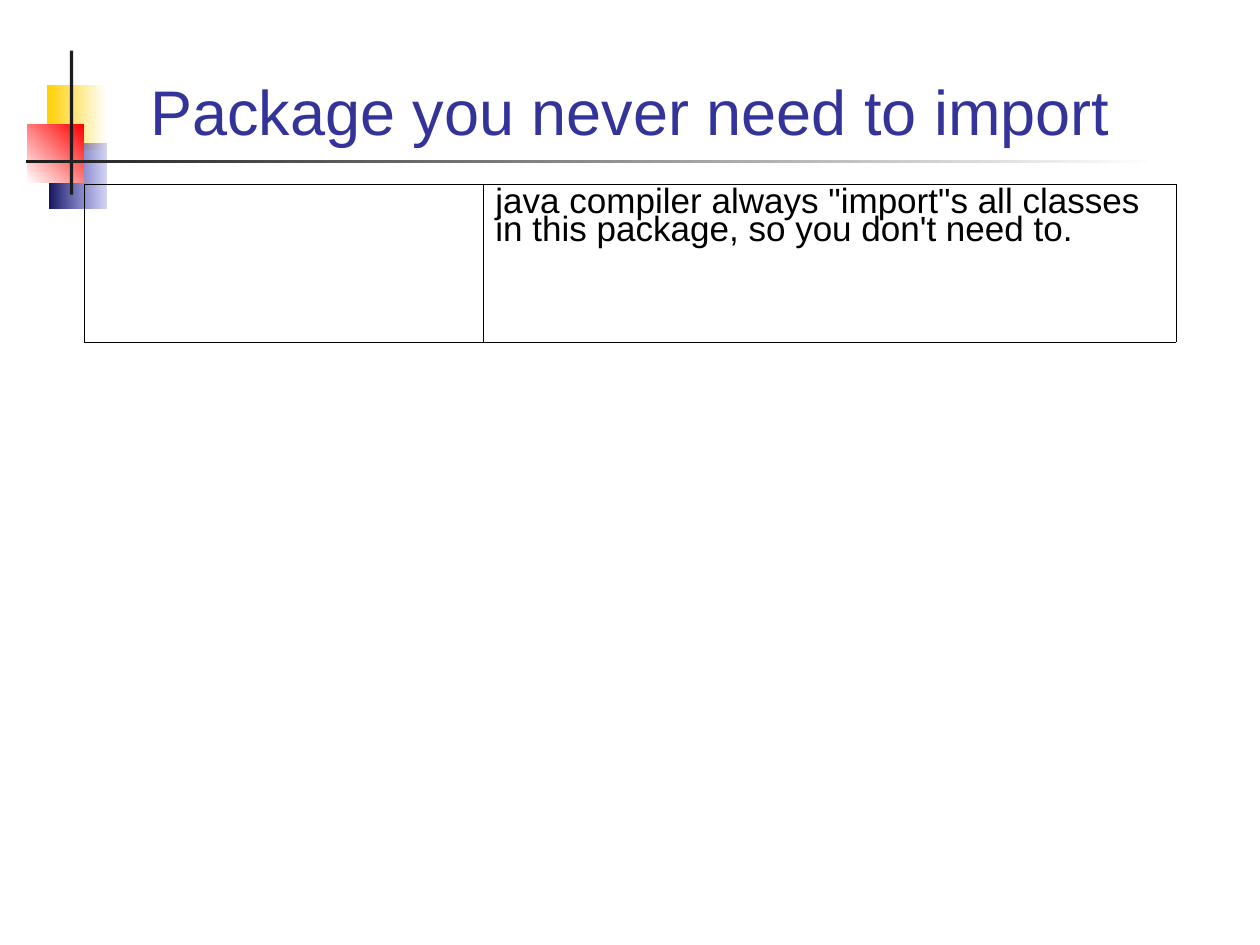
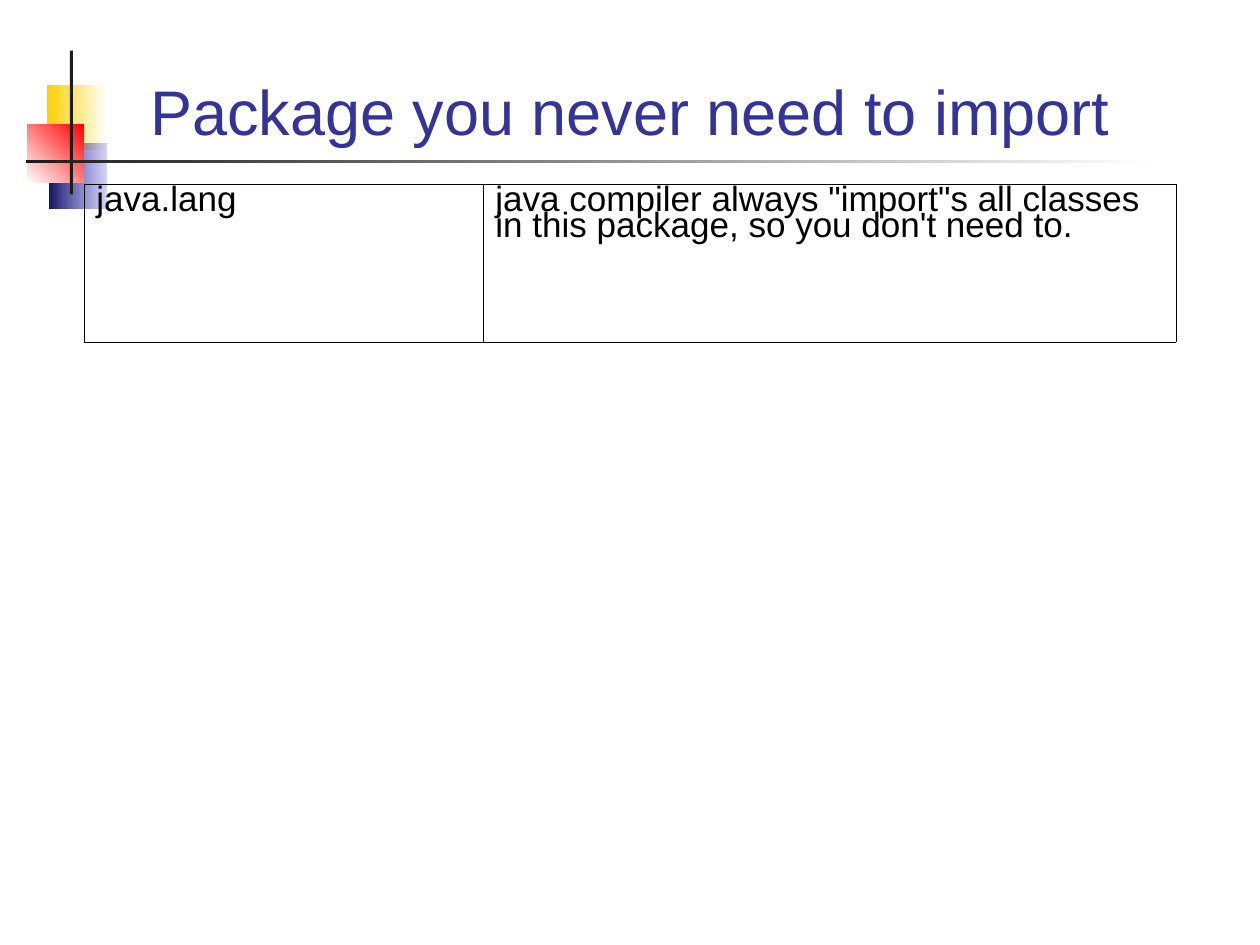
Before and after one commit to skeoop/skeoop.github.io, a slide deck: slide 6 of week2/Ex1-Java-Review.ppt. Drawn at 1260x945 pixels with LibreOffice and Linux fonts; fonts in the diff are those of the drawing. Boxes give left, top, right and bottom in pixels: in the first picture for what was removed or moved away, otherwise in the second. Text is boxed around its words. In the diff, an @@ line names an element or a change of style, - is before the commit and + after.

```diff
--- a/week2/Ex1-Java-Review.ppt
+++ b/week2/Ex1-Java-Review.ppt
@@ table at bbox=[84, 184, 1177, 341] @@
-row 1, column 1: 
+row 1, column 1: java.lang
@@ line spacing 0.72 to 0.67 @@
```
Also in this commit, not shown: 2 other slides changed, 1 other file.
